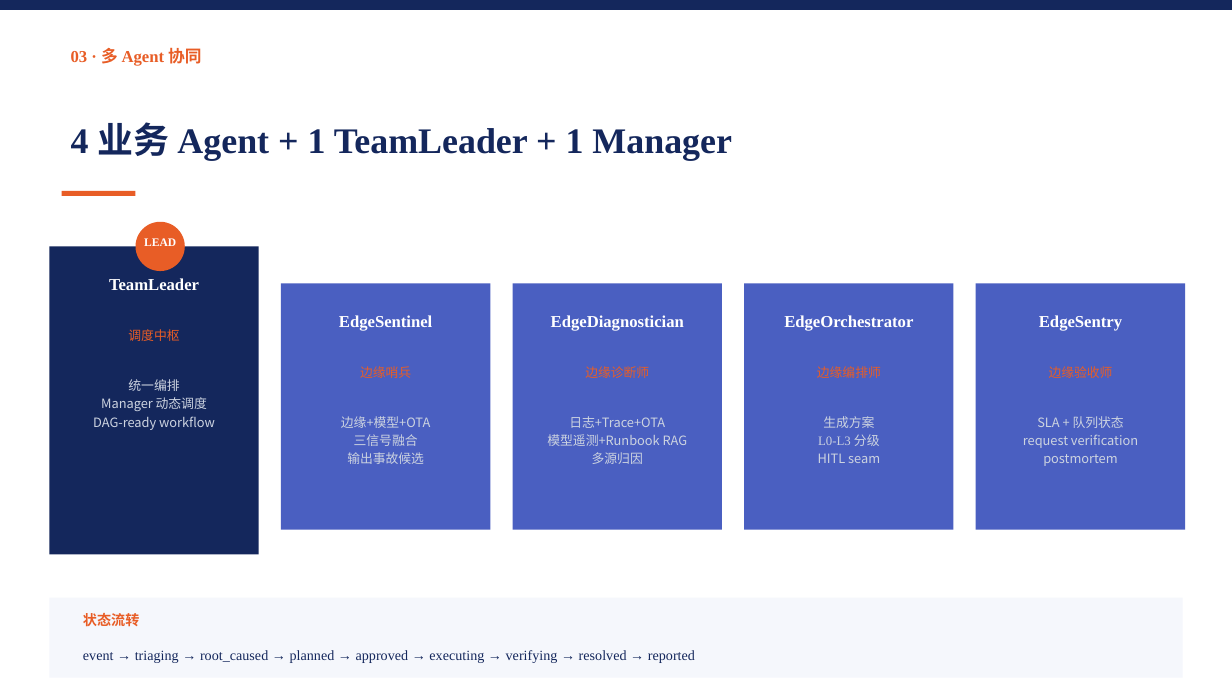
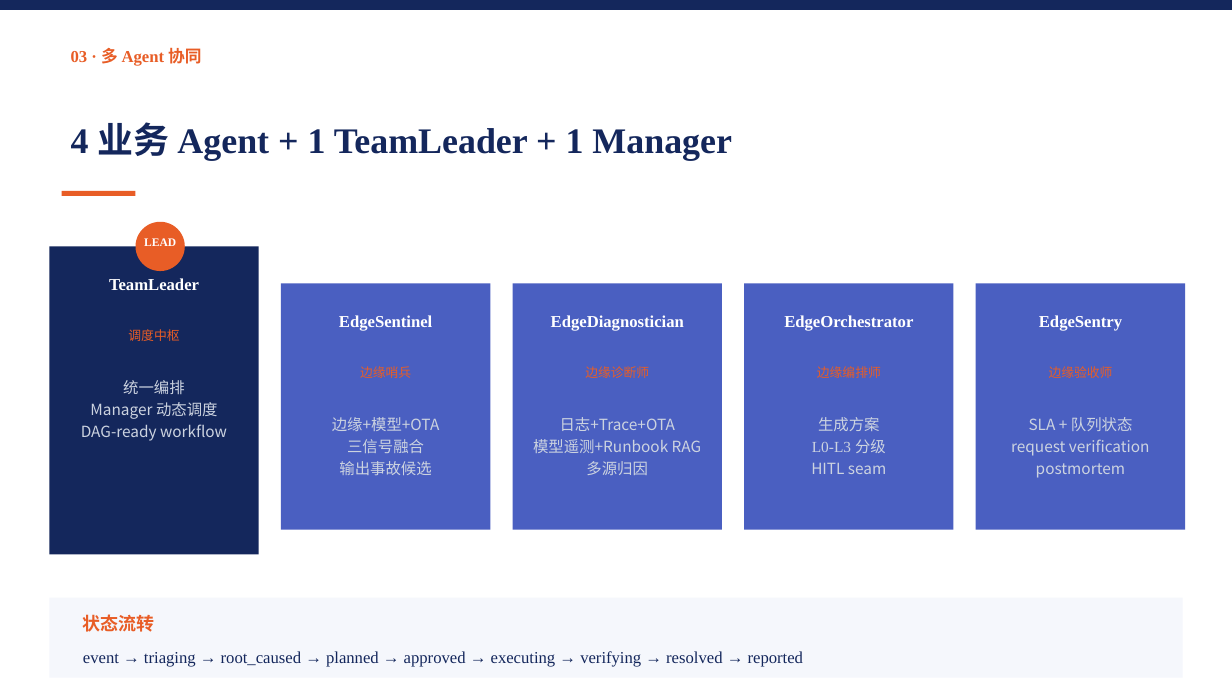
Before and after one commit to libo9922/edge-aiops-demo, a slide deck: slide 9 of docs/edge-aiops-submission.pptx. Drawn at 1232x693 pixels with LibreOffice and Linux fonts; fonts in the diff are those of the drawing. Boxes give left, top, right and bottom in pixels: in the first picture for what was removed or moved away, otherwise in the second. Text is boxed around its words. In the diff, an @@ line names an element or a change of style, - is before the commit and + after.

```diff
--- a/docs/edge-aiops-submission.pptx
+++ b/docs/edge-aiops-submission.pptx
@@ size 10 to 12 pt in 5 elements at bbox=[81, 380, 227, 441], bbox=[332, 417, 440, 475], bbox=[533, 417, 702, 475], bbox=[811, 417, 886, 474], bbox=[1011, 417, 1150, 478] @@
@@ text "状态流转" at bbox=[83, 614, 155, 632]: size 11 to 14 pt @@
@@ text "event → triaging → root_caused ..." at bbox=[83, 651, 803, 667]: size 11 to 13 pt @@
```
Also in this commit, not shown: 4 other slides changed, 1 other file.
